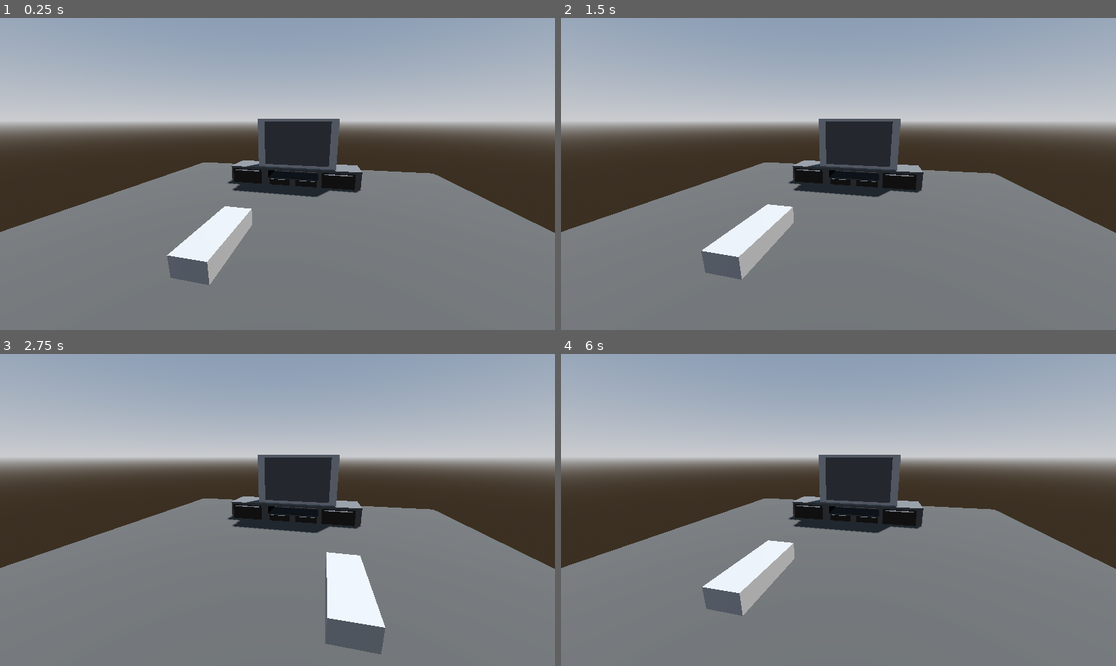
Above: before the commit, frames 1-4 (two rows, left to right).
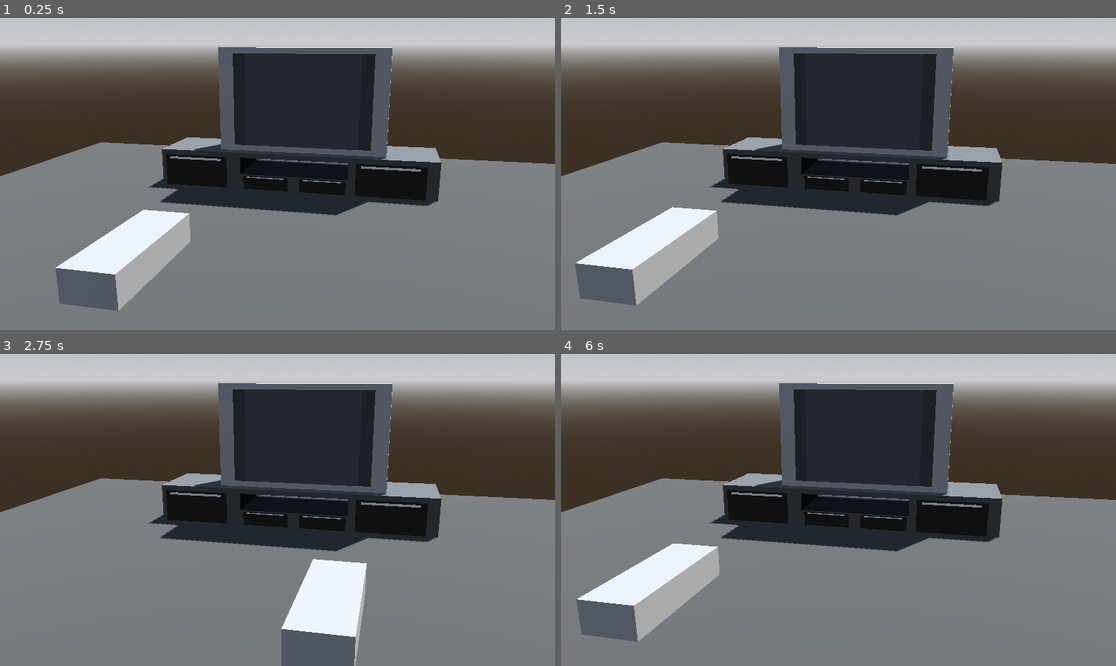
Above: after the commit, the same moments.

Repository: tylercchase/gwj-92
Game: Godot game, scene res://src/main.tscn
The game is run twice, just before and just after one commit, with the same random seed, the same clock (stepped at 60 frames per second) and the same inputs.
Inputs (mouse positions are in pixels of both pictures, inside the frame that each line leads up to):
- Up to frame 1 (0.25 s): no input
- Up to frame 2 (1.5 s): tap Enter at 0.5 s; move the mouse to (960, 158) at 0.52 s; tap Space at 1.25 s; move the mouse to (727, 189) at 1.27 s
- Up to frame 3 (2.75 s): tap Enter at 2 s; move the mouse to (333, 441) at 2.02 s
- Up to frame 4 (6 s): tap Space at 2.75, 4.25 s; move the mouse to (810, 572) at 2.77 s; tap Enter at 3.5 s; move the mouse to (1005, 556) at 3.52 s; move the mouse to (672, 463) at 4.27 s; move the mouse to (866, 510) at 5.02 s; move the mouse to (755, 432) at 5.77 s

The runs differ from the first frame. In frame 1, 61% of the frame differs, in the area x 0-100%, y 0-94%; in frame 2, 61%, in the area x 0-100%, y 0-93%; in frame 3, 58%; in frame 4, 61%.

Commit message:
feat: please work github

Diff:
--- /dev/null
+++ b/assets/BaseballTraining/baseballTrainingWorldEnv_00.tres
@@ -0,0 +1,18 @@
+[gd_resource type="Environment" format=3 uid="uid://cyr0a84jneg6"]
+
+[sub_resource type="PhysicalSkyMaterial" id="PhysicalSkyMaterial_d24im"]
+rayleigh_color = Color(0.80155075, 0.9128041, 0.99844974, 1)
+ground_color = Color(0.54901963, 0.60784316, 0.29803923, 1)
+energy_multiplier = 2.0
+
+[sub_resource type="Sky" id="Sky_b6sw3"]
+sky_material = SubResource("PhysicalSkyMaterial_d24im")
+
+[resource]
+background_mode = 2
+sky = SubResource("Sky_b6sw3")
+ssao_enabled = true
+glow_enabled = true
+glow_normalized = true
+glow_intensity = 0.7
+glow_bloom = 0.3
--- /dev/null
+++ b/assets/fence/fence.tres
@@ -0,0 +1,14 @@
+[gd_resource type="StandardMaterial3D" format=3 uid="uid://ic1nb2uj1w14"]
+
+[ext_resource type="Texture2D" uid="uid://dovc6oj60vihf" path="res://assets/fence/fence_albedo.png" id="1"]
+
+[resource]
+transparency = 1
+cull_mode = 2
+albedo_color = Color(0.47486746, 0.99999994, 0.9694254, 1)
+albedo_texture = ExtResource("1")
+metallic = 0.8
+uv1_scale = Vector3(3.5, 3.5, 3.5)
+uv1_triplanar = true
+uv1_world_triplanar = true
+stencil_flags = 2
--- a/src/game_world.gd
+++ b/src/game_world.gd
@@ -4,6 +4,6 @@
 @export var tv_mesh: MeshInstance3D
 
 func _ready() -> void:
-    var test = test_scene.instantiate()
-    add_child(test)
-    test.position = Vector3(1000, 0, 1000)
+	var test = test_scene.instantiate()
+	add_child(test)
+	test.position = Vector3(1000, 0, 1000)
--- a/src/games/baseball_training.tscn
+++ b/src/games/baseball_training.tscn
@@ -1,7 +1,10 @@
 [gd_scene format=3 uid="uid://caqqu8g7wrcvl"]
 
-[ext_resource type="Script" uid="uid://cmq7wqvvlkmn0" path="res://src/games/generic_scene.gd" id="1_nr872"]
+[ext_resource type="Script" path="res://src/games/generic_scene.gd" id="1_nr872"]
 [ext_resource type="PackedScene" uid="uid://svmnq18x8rmg" path="res://src/components/remote_sync.tscn" id="2_mv1iy"]
+[ext_resource type="Material" uid="uid://ic1nb2uj1w14" path="res://assets/fence/fence.tres" id="3_d24im"]
+[ext_resource type="Environment" uid="uid://cyr0a84jneg6" path="res://assets/BaseballTraining/baseballTrainingWorldEnv_00.tres" id="4_b6sw3"]
+[ext_resource type="PackedScene" uid="uid://c6e4by7t5ntfo" path="res://assets/BaseballTraining/pitching_machine.glb" id="5_qtr6h"]
 
 [sub_resource type="StandardMaterial3D" id="StandardMaterial3D_4v3yd"]
 albedo_color = Color(0.37399608, 0.4170747, 0.12931448, 1)
@@ -10,17 +13,34 @@
 radius = 0.13
 height = 0.5
 
+[sub_resource type="QuadMesh" id="QuadMesh_qtr6h"]
+material = ExtResource("3_d24im")
+size = Vector2(2, 2)
+
+[sub_resource type="StandardMaterial3D" id="StandardMaterial3D_d24im"]
+albedo_color = Color(0, 0.6682156, 0.64311224, 1)
+metallic = 0.77
+metallic_specular = 0.53
+roughness = 0.77
+
+[sub_resource type="CylinderMesh" id="CylinderMesh_b6sw3"]
+material = SubResource("StandardMaterial3D_d24im")
+top_radius = 0.05
+bottom_radius = 0.05
+radial_segments = 6
+
 [node name="BaseballTraining" type="Node3D" unique_id=818452591 node_paths=PackedStringArray("scene_camera")]
 script = ExtResource("1_nr872")
 scene_camera = NodePath("Camera3D")
 
 [node name="CSGBox3D" type="CSGBox3D" parent="." unique_id=275259993]
-transform = Transform3D(1, 0, 0, 0, 1, 0, 0, 0, 1, -0.06524658, -0.08944702, -2.2430115)
-size = Vector3(1.6488037, 0.40130615, 8.983826)
+transform = Transform3D(1, 0, 0, 0, 1, 0, 0, 0, 1, 0.10170287, -0.08944702, -2.2430115)
+size = Vector3(13, 0.401, 8.984)
 material = SubResource("StandardMaterial3D_4v3yd")
 
 [node name="Camera3D" type="Camera3D" parent="." unique_id=1202822331]
 transform = Transform3D(1, 0, 0, 0, 0.9864493, 0.16406633, 0, -0.16406633, 0.9864493, 0, 0.93521345, 2.4357162)
+fov = 60.0
 
 [node name="Bat" type="Node3D" parent="." unique_id=1465633494]
 
@@ -29,3 +49,49 @@
 mesh = SubResource("CapsuleMesh_4v3yd")
 
 [node name="RemoteSync" parent="Bat" unique_id=1719558089 instance=ExtResource("2_mv1iy")]
+
+[node name="Batting Cage" type="Node3D" parent="." unique_id=989145654]
+
+[node name="CageLeft" type="MeshInstance3D" parent="Batting Cage" unique_id=1953567044]
+transform = Transform3D(-4.371139e-08, 0, -1, 0, 1, 0, 1, 0, -4.371139e-08, -0.8, 1.1122184, 1.2)
+mesh = SubResource("QuadMesh_qtr6h")
+
+[node name="MeshInstance3D" type="MeshInstance3D" parent="Batting Cage/CageLeft" unique_id=1839176544]
+transform = Transform3D(-4.3711385e-08, -1, 4.371139e-08, 1, -4.371139e-08, -4.371139e-08, 4.371139e-08, 4.371139e-08, 1, 0, 1, 0)
+mesh = SubResource("CylinderMesh_b6sw3")
+
+[node name="MeshInstance3D2" type="MeshInstance3D" parent="Batting Cage/CageLeft" unique_id=449142504]
+transform = Transform3D(-1, 8.742278e-08, 8.742278e-08, -8.742278e-08, -1, 3.5527137e-15, 8.742278e-08, -2.6865725e-16, 1, -1, 0, 5.9604645e-08)
+mesh = SubResource("CylinderMesh_b6sw3")
+
+[node name="MeshInstance3D3" type="MeshInstance3D" parent="Batting Cage/CageLeft" unique_id=1692565864]
+transform = Transform3D(-1, 8.742278e-08, 8.742278e-08, -8.742278e-08, -1, 3.5527137e-15, 8.742278e-08, -2.6865725e-16, 1, 1, 0, -5.9604645e-08)
+mesh = SubResource("CylinderMesh_b6sw3")
+
+[node name="CageRight" type="MeshInstance3D" parent="Batting Cage" unique_id=1493639129]
+transform = Transform3D(-4.371139e-08, 0, -1, 0, 1, 0, 1, 0, -4.371139e-08, 0.7, 1.1122184, 1.2)
+mesh = SubResource("QuadMesh_qtr6h")
+
+[node name="MeshInstance3D" type="MeshInstance3D" parent="Batting Cage/CageRight" unique_id=95795531]
+transform = Transform3D(-4.3711385e-08, -1, 4.371139e-08, 1, -4.371139e-08, -4.371139e-08, 4.371139e-08, 4.371139e-08, 1, 0, 1, 0)
+mesh = SubResource("CylinderMesh_b6sw3")
+
+[node name="MeshInstance3D2" type="MeshInstance3D" parent="Batting Cage/CageRight" unique_id=904235564]
+transform = Transform3D(-1, 8.742278e-08, 8.742278e-08, -8.742278e-08, -1, 3.5527137e-15, 8.742278e-08, -2.6865725e-16, 1, -1, 0, 5.9604645e-08)
+mesh = SubResource("CylinderMesh_b6sw3")
+
+[node name="MeshInstance3D3" type="MeshInstance3D" parent="Batting Cage/CageRight" unique_id=541300494]
+transform = Transform3D(-1, 8.742278e-08, 8.742278e-08, -8.742278e-08, -1, 3.5527137e-15, 8.742278e-08, -2.6865725e-16, 1, 1, 0, -5.9604645e-08)
+mesh = SubResource("CylinderMesh_b6sw3")
+
+[node name="WorldEnvironment" type="WorldEnvironment" parent="." unique_id=1729553326]
+environment = ExtResource("4_b6sw3")
+
+[node name="DirectionalLight3D" type="DirectionalLight3D" parent="." unique_id=617372079]
+transform = Transform3D(0.8080126, 0.5334937, -0.25, 0.4330128, -0.25, 0.8660254, 0.39951906, -0.8080127, -0.43301272, 0, 3, 0)
+light_color = Color(0.83033526, 0.83033514, 0.83033514, 1)
+light_energy = 5.0
+shadow_enabled = true
+
+[node name="PitchingMachine" parent="." unique_id=1372865414 instance=ExtResource("5_qtr6h")]
+transform = Transform3D(1, 0, 0, 0, 1, 0, 0, 0, 1, 0, 0.1, -5)
--- a/src/main.tscn
+++ b/src/main.tscn
@@ -100,10 +100,19 @@
 [sub_resource type="StandardMaterial3D" id="StandardMaterial3D_kmhfv"]
 resource_local_to_scene = true
 albedo_texture = SubResource("ViewportTexture_3cfgd")
+texture_filter = 0
+texture_repeat = false
 
 [sub_resource type="PlaneMesh" id="PlaneMesh_rlaii"]
 resource_local_to_scene = true
 material = SubResource("StandardMaterial3D_kmhfv")
+size = Vector2(1.65, 1.32)
+
+[sub_resource type="StandardMaterial3D" id="StandardMaterial3D_rlaii"]
+albedo_color = Color(0.24477637, 0.2447764, 0.24477637, 1)
+
+[sub_resource type="QuadMesh" id="QuadMesh_5q4o7"]
+material = SubResource("StandardMaterial3D_rlaii")
 size = Vector2(2, 1.32)
 
 [sub_resource type="ConcavePolygonShape3D" id="ConcavePolygonShape3D_5q4o7"]
@@ -133,6 +142,10 @@
 transform = Transform3D(1, 0, 0, 0, -4.371139e-08, -1, 0, 1, -4.371139e-08, 0, 0, 0.34941816)
 mesh = SubResource("PlaneMesh_rlaii")
 
+[node name="TV Screen Letterboxing" type="MeshInstance3D" parent="TV/TV Screen" unique_id=227072145]
+transform = Transform3D(1, 0, 0, 0, 1.3113416e-07, 1, 0, -1, 1.3113416e-07, 0, -0.0048451424, 0)
+mesh = SubResource("QuadMesh_5q4o7")
+
 [node name="StaticBody3D" type="StaticBody3D" parent="TV" unique_id=1884739692]
 
 [node name="CollisionShape3D" type="CollisionShape3D" parent="TV/StaticBody3D" unique_id=330749065]
@@ -143,9 +156,12 @@
 transform = Transform3D(1, 0, 0, 0, 1, 0, 0, 0, 1, 0, 1.1620064, 2.5792272)
 
 [node name="Camera3D" type="Camera3D" parent="." unique_id=350836536]
-transform = Transform3D(0.9748313, -0.0565399, 0.21565531, 0, 0.9673076, 0.253606, -0.22294387, -0.24722305, 0.94296175, 0.76908803, 2.0475395, 3.8678706)
+transform = Transform3D(0.9748313, -0.0565399, 0.21565531, 0, 0.9673076, 0.253606, -0.22294387, -0.24722305, 0.94296175, 1.184, 2.143, 4.598)
 current = true
+fov = 35.0
 
 [node name="GameWorld" type="SubViewport" parent="." unique_id=1327630236]
+own_world_3d = true
+size = Vector2i(600, 480)
 script = ExtResource("2_5q4o7")
 test_scene = ExtResource("3_5q4o7")
Binary file added: assets/BaseballTraining/pitching_machine.glb
Not shown, added: assets/BaseballTraining/pitching_machine.glb.import
Binary file added: assets/fence/fence_albedo.png
Not shown, added: assets/fence/fence_albedo.png.import
